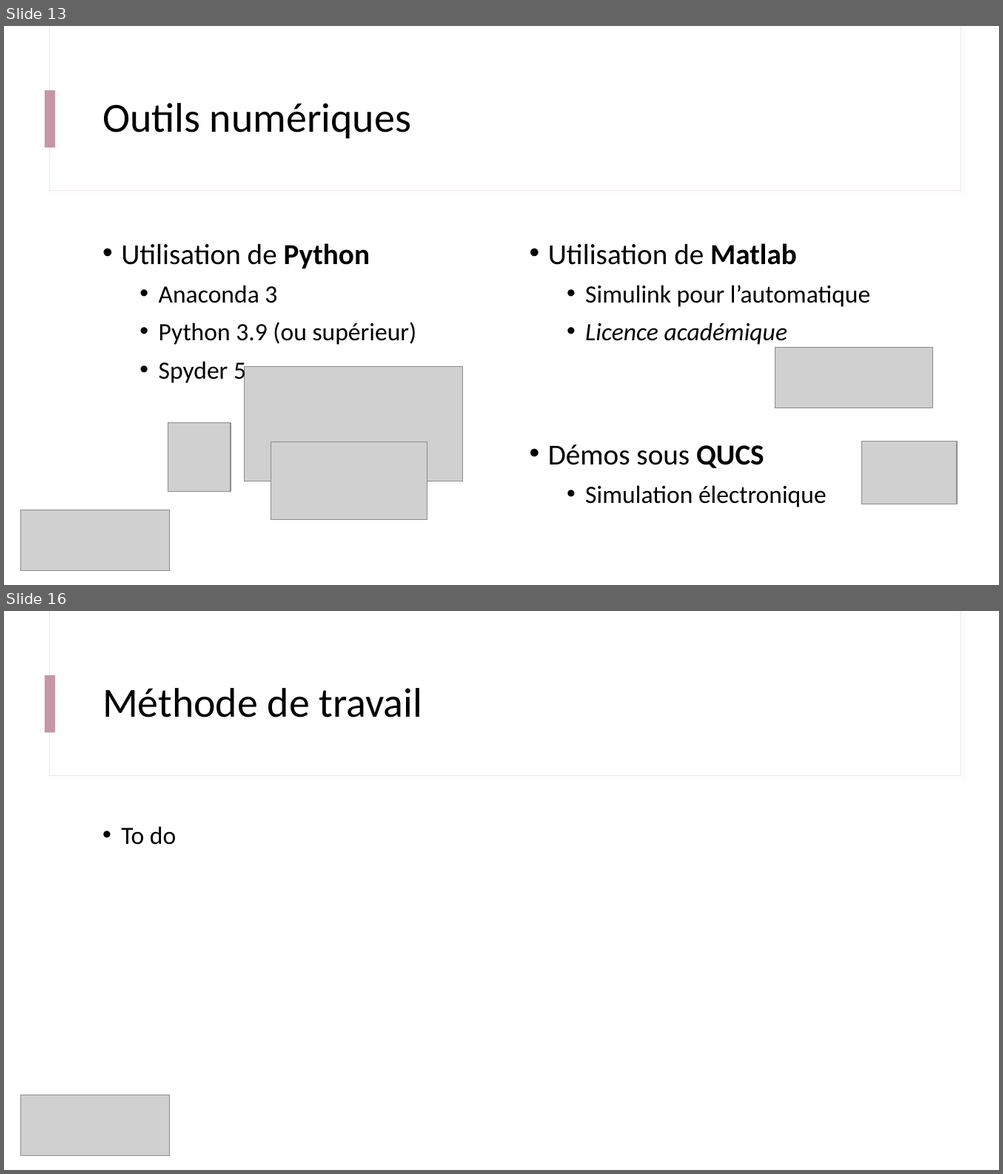
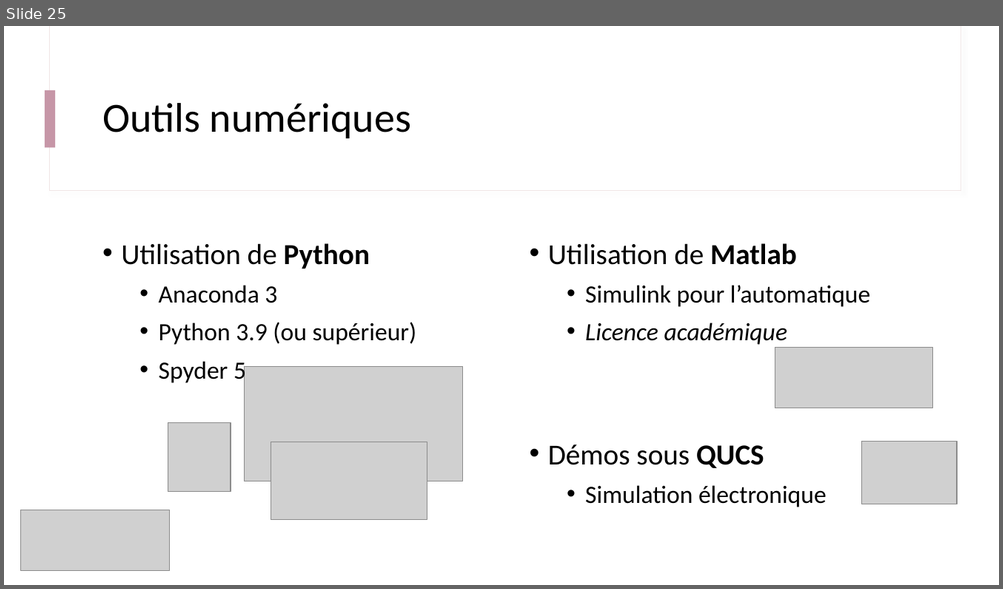
Before and after one commit to IOGS-Digital-Methods/semester-5, a slide deck: CeTI/b0_intro/B0_1_CeTI.pptx. Shown one above the other, each under a label of ours: slides 13 and 16 before the commit, slide 25 after it; the slides between them are not shown. The pictures are 1003x1174 and 1003x589 pixels, drawn with LibreOffice and Linux fonts; fonts in the diff are those of the drawing; grey boxes stand for pictures. Boxes give left, top, right and bottom in pixels: in the first picture for what was removed or moved away, otherwise in the second. Text is boxed around its words. In the diff, an @@ line names an element or a change of style, - is before the commit and + after.

```diff
--- a/CeTI/b0_intro/B0_1_CeTI.pptx
+++ b/CeTI/b0_intro/B0_1_CeTI.pptx
@@ slide 16 removed at [4, 611, 999, 1170], background #FFFFFF; not listed: 3 template elements that a slide beside it also shows @@
@@ title removed at [102, 688, 423, 718] @@
-Méthode de travail
@@ text removed at [121, 826, 176, 845] @@
-• To do
@@ picture removed at [20, 1095, 170, 1156] @@
@@ what was slide 13 is now slide 25 @@
```
Also in this commit, not shown: 4 slides changed, 10 slides added, 2 other files.
